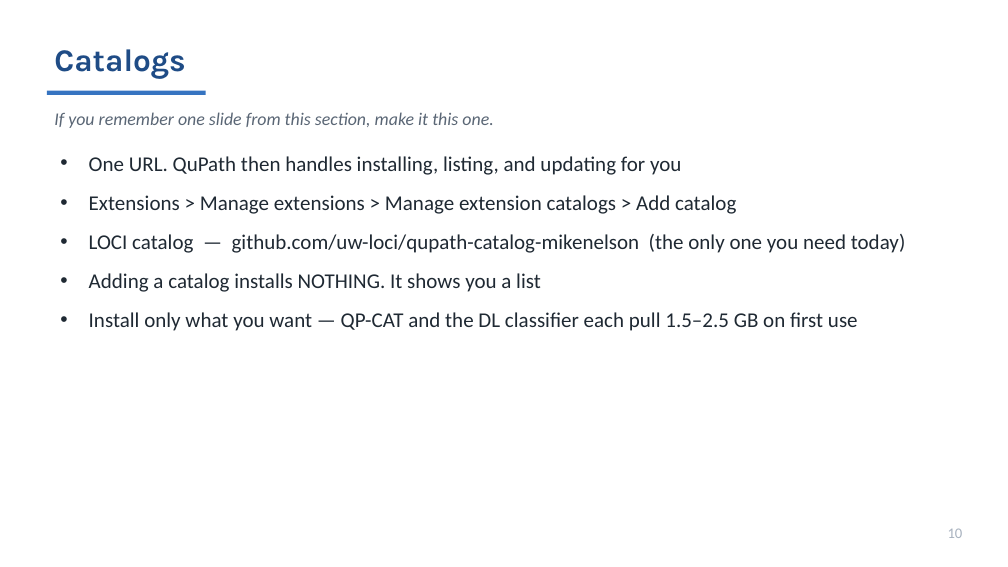
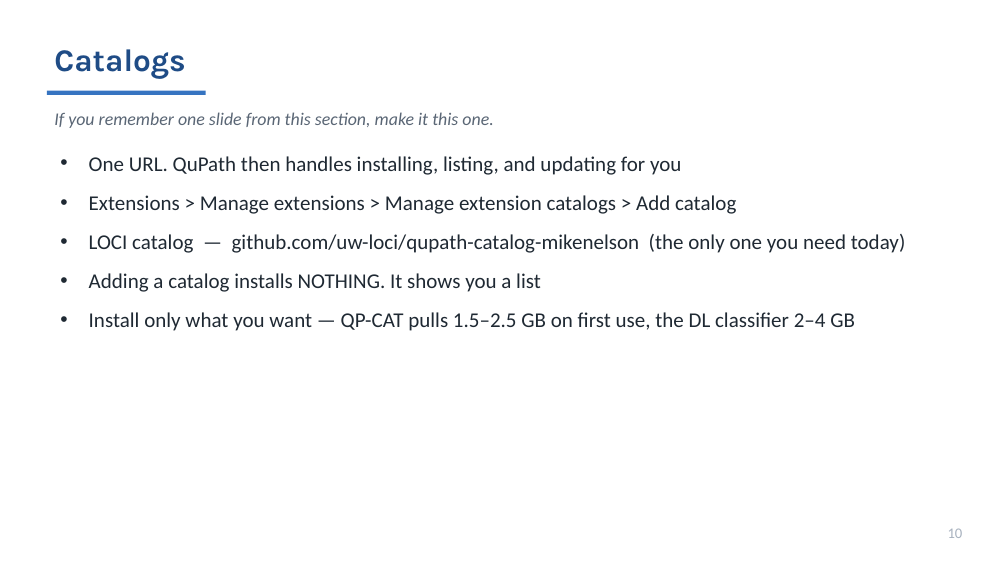
Before and after one commit to MichaelSNelson/BINA-I2K-2026-QuPath-Extensions, a slide deck: slide 10 of I2K_2026_QuPath_Extensions.pptx. Drawn at 1008x567 pixels with LibreOffice and Linux fonts; fonts in the diff are those of the drawing. Boxes give left, top, right and bottom in pixels: in the first picture for what was removed or moved away, otherwise in the second. Text is boxed around its words. In the diff, an @@ line names an element or a change of style, - is before the commit and + after.

```diff
--- a/I2K_2026_QuPath_Extensions.pptx
+++ b/I2K_2026_QuPath_Extensions.pptx
@@ text at [89, 312, 855, 331]: text changed @@
-• Install only what you want — QP-CAT and the DL classifier each pull 1.5–2.5 GB on first use
+• Install only what you want — QP-CAT pulls 1.5–2.5 GB on first use, the DL classifier 2–4 GB
```
Also in this commit, not shown: 5 other slides changed, 10 other files.
